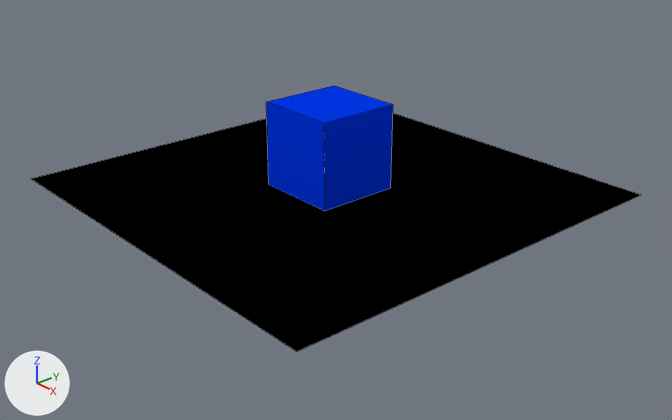
An edit to the Blender file test_app/Assets/square.blend, drawn before and after from the same camera.
Rendered twice from a 50 mm lens placed at (15.16, -12.99, 8.15), pointed at (0.54, -0.27, -0.33). Every picture has the same lights, and +X, +Y and +Z are marked at lower left. Mesh edges are drawn as thin lines.
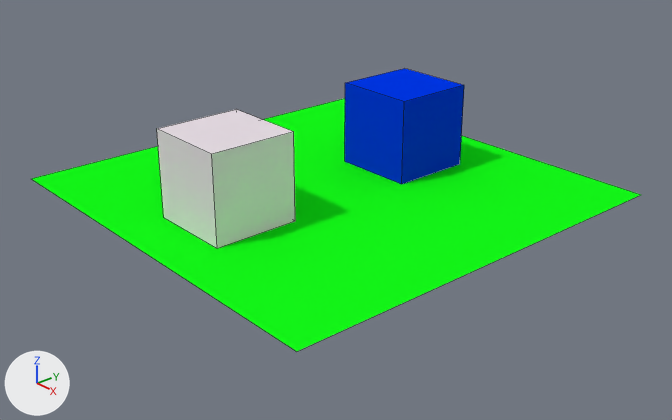
Pixel boxes (x1, y1, x2, y2) of what changed, in the pictures (672 x 420 px):
'Plane', recoloured (black to green)
    both: (31, 98, 641, 352)
'Cube', recoloured, moved
    before: (266, 86, 393, 211)
    after: (157, 109, 295, 248)
'Cube.001', added (blue)
    after: (345, 68, 464, 184)

Edits to the bpy script that builds the scene:
```text
Change mat_material_001:
    mat_material_001.base_color: (0.0, 0.0, 0.0) -> (0.00729, 1.0, 0.00978)  # black #000000 -> green #15ff19
Add mat_material_003:
    mat_material_003 = diffuse_material('Material.003')
    mat_material_003.base_color = (0.8, 0.723, 0.78)  # white #e7dde5
Change me_cube:
    where me_cube.from_pydata(...)  # 8 vertices, 6 faces; spans x -1.0..1.0, y -1.0..1.0, z -1.0..1.0
    remove me_cube.materials.append(mat_material)  # blue #0036e7
    add me_cube.materials.append(mat_material_003)  # white #e7dde5
Add me_cube_001:
    me_cube_001.from_pydata(...)  # a box spanning x -1.0..1.0, y -1.0..1.0, z -1.0..1.0
    me_cube_001.materials.append(mat_material)  # blue #0036e7
Change ob_cube:
    ob_cube.location: (0.0, 0.0, 1.0) -> (0.0, -2.81, 1.0)
Add ob_cube_001:
    ob_cube_001 = bpy.data.objects.new('Cube.001', me_cube_001)
    ob_cube_001.location = (0.0, 2.35, 1.0)
```
